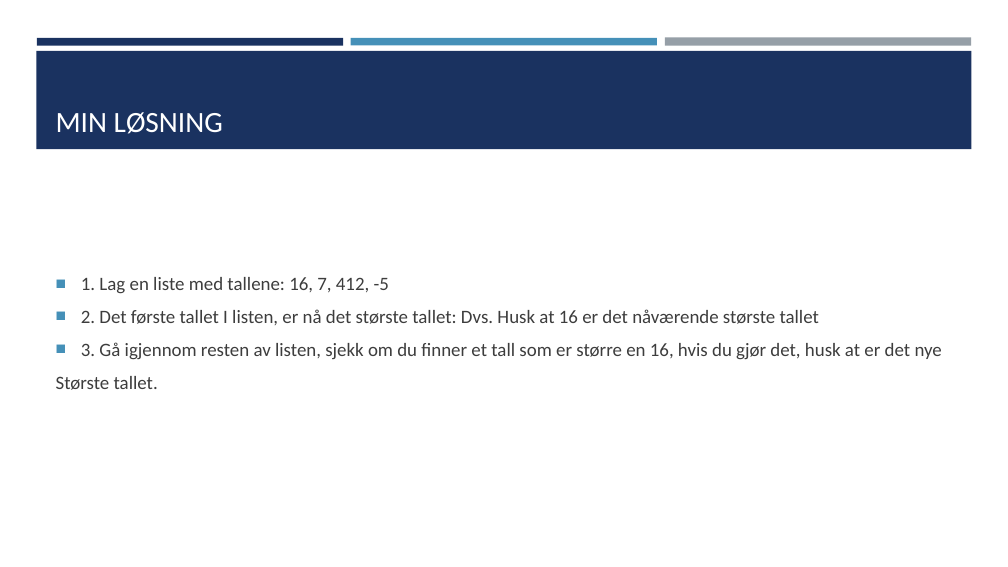
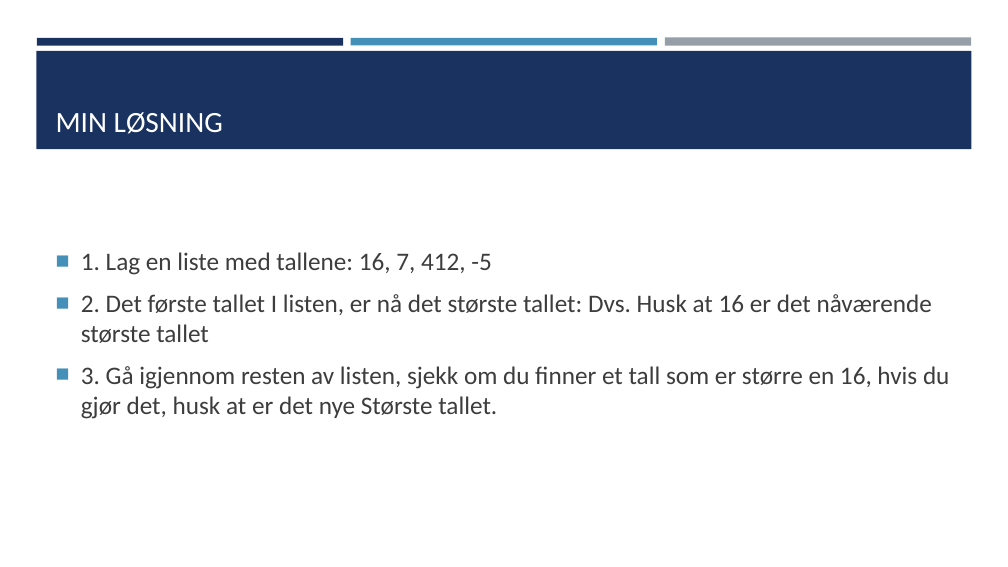
Before and after one commit to TheCodeAddiction/Learn-Python-Workshop, a slide deck: slide 11 of koding workshop powerpoint.pptx. Drawn at 1008x567 pixels with LibreOffice and Linux fonts; fonts in the diff are those of the drawing. Boxes give left, top, right and bottom in pixels: in the first picture for what was removed or moved away, otherwise in the second. Text is boxed around its words. In the diff, an @@ line names an element or a change of style, - is before the commit and + after.

```diff
--- a/koding workshop powerpoint.pptx
+++ b/koding workshop powerpoint.pptx
@@ text at (x1=81, y1=252, x2=932, y2=343): size 18 to 24 pt in "1. Lag en liste med tallene: 16, ...", "2. Det første tallet I listen, er ..."; more space between paragraphs @@
@@ text at (x1=81, y1=366, x2=949, y2=419): text changed; size 18 to 24 pt @@
-■ 3. Gå igjennom resten av listen, sjekk om du finner et tall som er større en 16, hvis du gjør det, husk at er det nye
-Største tallet.
+■ 3. Gå igjennom resten av listen, sjekk om du finner et tall som er større en 16, hvis du gjør det, husk at er det nye Største tallet.
```
Also in this commit, not shown: 34 other slides changed, 2 other files.
